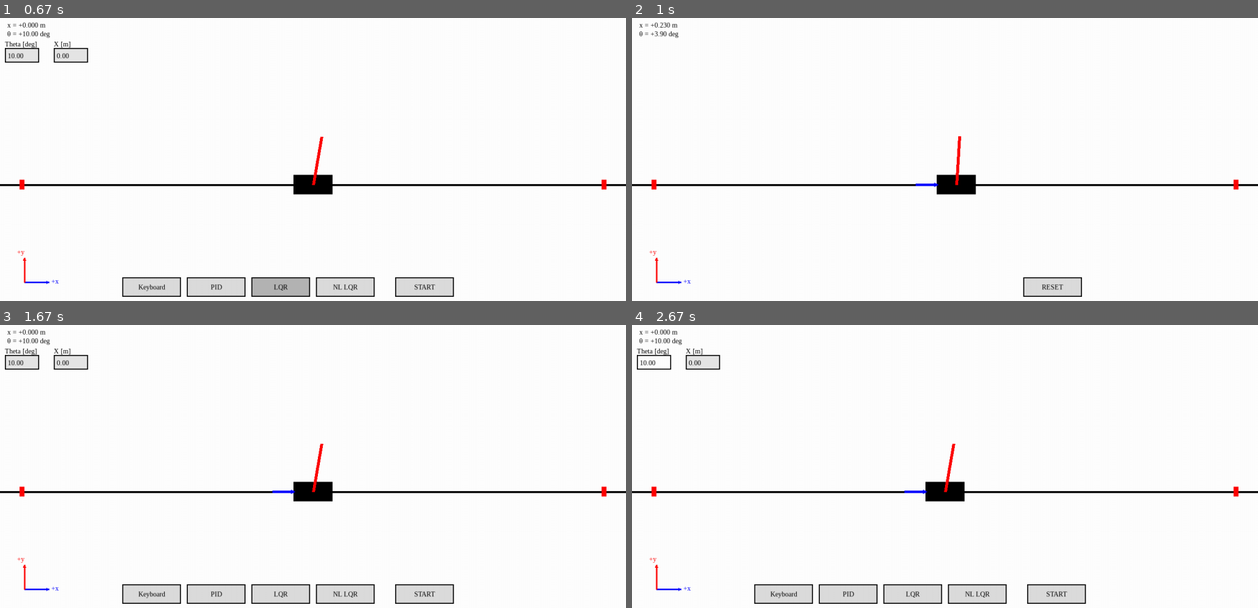
Above: before the commit, frames 1-4 (two rows, left to right).
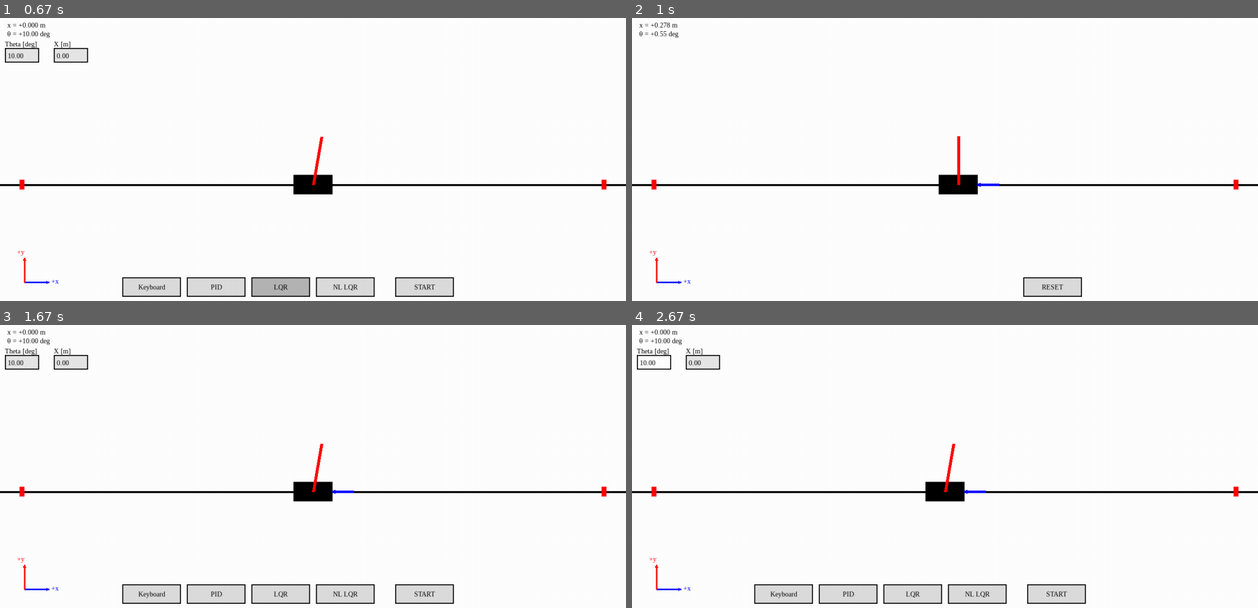
Above: after the commit, the same moments.

Repository: IamHenrikS/cartpole
Game: pygame game, started from main.py
Two runs of this game, one before a commit and one after it. Both use one fixed random seed, a clock stepped at 60 frames per second and the inputs below.
Inputs (mouse positions are in pixels of both pictures, inside the frame that each line leads up to):
- Up to frame 1 (0.67 s): click "LQR" at 0.38 s
- Up to frame 2 (1 s): click "START" at 0.72 s
- Up to frame 3 (1.67 s): click "RESET" at 1.05 s; click (375, 531) at 1.38 s
- Up to frame 4 (2.67 s): click "NL LQR" at 1.72 s; click (782, 358) at 2.05 s; click "10.00" at 2.38 s

Frame 1 is identical in both runs. In frame 2, 0.2% of the frame differs, in the area x 3-59%, y 1-63%; in frame 3, less than 0.1%; in frame 4, less than 0.1%.

Commit message:
remodeled the status to become a saturation

Diff:
--- a/controller/LQRcontroller.py
+++ b/controller/LQRcontroller.py
@@ -8,14 +8,19 @@
 Source 2: Good youtube video of the solution
 https://www.youtube.com/watch?v=hAI8Ag3bzeE
 
+Sources 3: Diagrams of LQR and PID
+https://iopscience.iop.org/article/10.1088/1757-899X/263/5/052007/pdf
+
 # Thoughts for improvement:
 1. Increase the damping of the system for theta, theta_dot in order to
 damp the arm motion for
+2.
 
 """
 import numpy as np
 from scipy.signal import cont2discrete
 from scipy.linalg import solve_discrete_are, solve_continuous_are
+from scipy.signal import StateSpace, TransferFunction
 
 class LQRcontroller:
     def __init__(self, env):
@@ -49,8 +54,9 @@
                             [-1/(m_t * l * alpha)]
                             ])
 
-        # Defining the solution of the penalizes.
-        self.Q = np.diag([0.0, 0, 3e3, 300])
+        # LQR:
+        # Disregarding states: x, x_dot due to inheret drift
+        self.Q = np.diag([10e-6, 10e-6, 3e3, 300])
         self.R = np.array([[0.1]])
 
         # The system is remodeled from continous to discrete
@@ -70,6 +76,10 @@
         poles_d = np.linalg.eigvals(A_cl_d)
         print("Discrete-time closed-loop poles:", poles_d)
 
+        # Note:
+        # The linear systems transfer function can be written in the S-domain
+        # G(s) = C(sI-A)^-1 B + D
+
     def get_force(self, state, dt=None):
         """
         Description: Returns the force as we know
@@ -85,13 +95,13 @@
         #kd ≈ 0.1 – 0.4
         # This was the final solution we reduce the solution to not care about the system
         # regading x in the LQR and solely handles it with the outside loop with adjusted values
-        # This stabilized the solution at the expected place. Vinst
+        # This stabilized the solution at the expected place.
+        # Implemented as linear state feedback (PD-controller)
+        # Remodeled for saturation
         kx=0.3
         kd=0.25
-        if abs(theta) < np.deg2rad(1):
-            theta_ref = kx * (self.x_ref - x) - kd * x_dot
-        else:
-            theta_ref = 0.0
+        theta_ref = kx * (self.x_ref - x) - kd * x_dot
+        theta_ref = np.clip(theta_ref, -np.deg2rad(5), np.deg2rad(5))
 
         # --- Inner loop (fast LQR) ---
         x_lin = np.array([
@@ -103,12 +113,4 @@
 
         force = -self.Kd @ x_lin
 
-        """
-        x_lin = np.array([x - self.x_ref,
-                          x_dot,
-                          theta - self.theta_ref,
-                          theta_dot])
-
-        force = - self.Kd @ x_lin
-        """
         return float(force)
